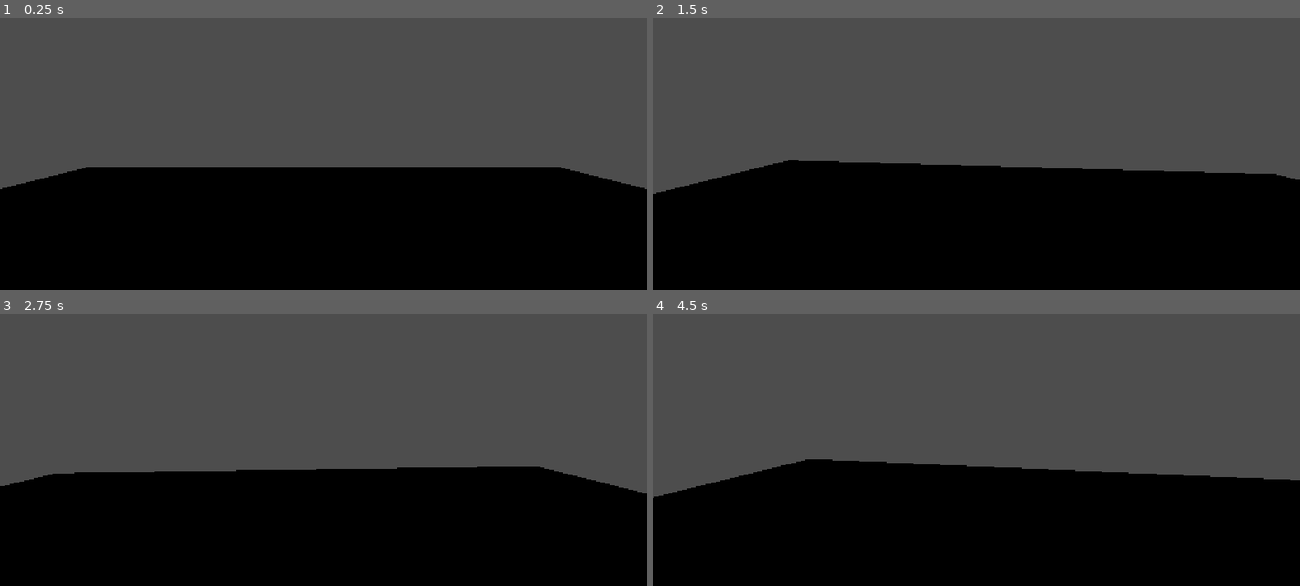
Above: before the commit, frames 1-4 (two rows, left to right).
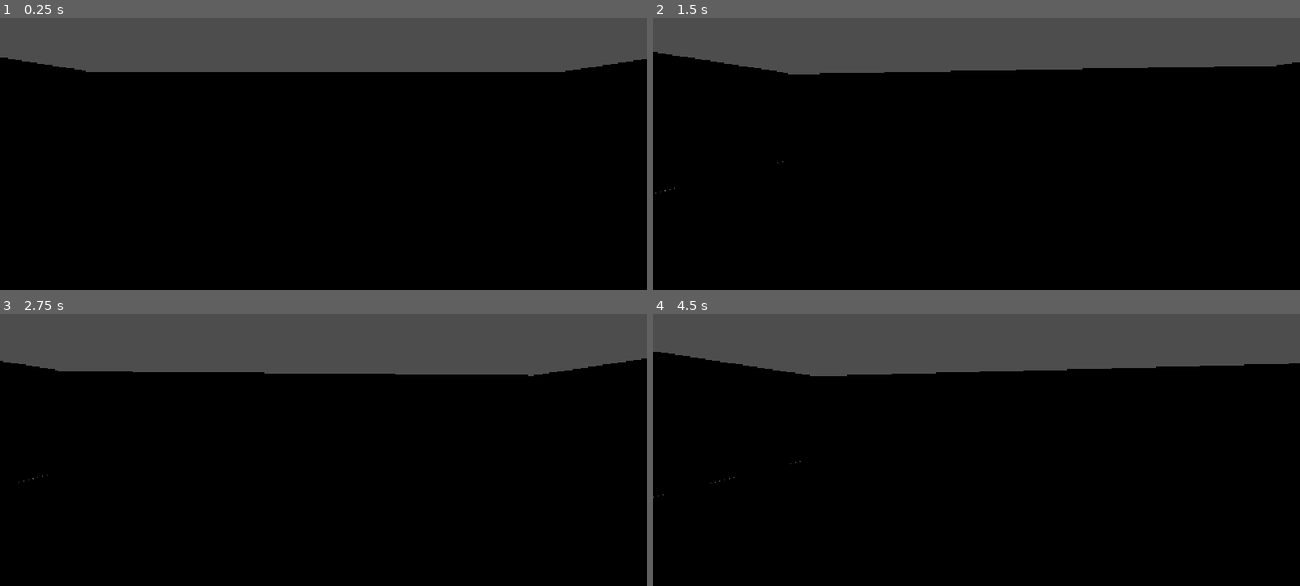
Above: after the commit, the same moments.

Repository: jakefnrr/NightmareBreakout
Game: Godot game, scene res://scenes/level.tscn
Same seed, same stepped clock (60 frames per second), same inputs: the game is played once before the commit and once after it. The project has no main scene, so this scene is started directly.
Inputs (mouse positions are in pixels of both pictures, inside the frame that each line leads up to):
- Up to frame 1 (0.25 s): no input
- Up to frame 2 (1.5 s): tap Enter at 0.5 s; move the mouse to (1008, 107) at 0.52 s; hold E (interact) 0.53-1.28 s; hold W from 0.53 s (still down); tap Space at 1.25 s; move the mouse to (944, 110) at 1.27 s; tap F at 1.35 s
- Up to frame 3 (2.75 s): keep holding W; tap Enter at 2 s; move the mouse to (336, 398) at 2.02 s; hold Shift from 2.03 s (still down)
- Up to frame 4 (4.5 s): keep holding W; tap Space at 2.75, 4.25 s; move the mouse to (970, 409) at 2.77 s; release Shift at 2.78 s; tap E (interact) at 2.85 s; tap Enter at 3.5 s; move the mouse to (1021, 409) at 3.52 s; tap F at 3.6 s; move the mouse to (924, 401) at 4.27 s; tap Shift at 4.35 s

The runs differ from the first frame. In frame 1, 37% of the frame differs, in the area x 0-100%, y 14-63%; in frame 2, 37%; in frame 3, 37%; in frame 4, 38%, in the area x 0-100%, y 13-68%.

Commit message:
update

Diff:
--- a/scenes/level.tscn
+++ b/scenes/level.tscn
@@ -7,6 +7,30 @@
 
 [sub_resource type="BoxShape3D" id="BoxShape3D_r8uib"]
 size = Vector3(20, 1, 20)
+
+[sub_resource type="BoxMesh" id="BoxMesh_nbvfj"]
+size = Vector3(20, 4, 0.5)
+
+[sub_resource type="BoxShape3D" id="BoxShape3D_nbvfj"]
+size = Vector3(20, 4, 0.5)
+
+[sub_resource type="BoxMesh" id="BoxMesh_2q6dc"]
+size = Vector3(0.5, 4, 20)
+
+[sub_resource type="BoxShape3D" id="BoxShape3D_cn70u"]
+size = Vector3(0.5, 4, 20)
+
+[sub_resource type="BoxMesh" id="BoxMesh_cn70u"]
+size = Vector3(20, 4, 0.5)
+
+[sub_resource type="BoxShape3D" id="BoxShape3D_nmxdt"]
+size = Vector3(20, 4, 0.5)
+
+[sub_resource type="BoxMesh" id="BoxMesh_nmxdt"]
+size = Vector3(0.5, 4, 20)
+
+[sub_resource type="BoxShape3D" id="BoxShape3D_2q6dc"]
+size = Vector3(0.5, 4, 20)
 
 [node name="Level" type="Node3D" unique_id=46466924]
 
@@ -21,3 +45,43 @@
 [node name="CollisionShape3D" type="CollisionShape3D" parent="Floor" unique_id=272608952]
 transform = Transform3D(1, 0, 0, 0, 1, 0, 0, 0, 1, 0, -0.5, 0)
 shape = SubResource("BoxShape3D_r8uib")
+
+[node name="Wall1" type="StaticBody3D" parent="." unique_id=9993073]
+
+[node name="WallMesh" type="MeshInstance3D" parent="Wall1" unique_id=481260401]
+transform = Transform3D(1, 0, 0, 0, 1, 0, 0, 0, 1, -0.001, 2, -10)
+mesh = SubResource("BoxMesh_nbvfj")
+
+[node name="CollisionShape3D" type="CollisionShape3D" parent="Wall1" unique_id=1703474184]
+transform = Transform3D(1, 0, 0, 0, 1, 0, 0, 0, 1, 0, 2, -10)
+shape = SubResource("BoxShape3D_nbvfj")
+
+[node name="Wall2" type="StaticBody3D" parent="." unique_id=1147952032]
+
+[node name="WallMesh" type="MeshInstance3D" parent="Wall2" unique_id=678846232]
+transform = Transform3D(1, 0, 0, 0, 1, 0, 0, 0, 1, 10, 2, 0)
+mesh = SubResource("BoxMesh_2q6dc")
+
+[node name="CollisionShape3D" type="CollisionShape3D" parent="Wall2" unique_id=1500583219]
+transform = Transform3D(1, 0, 0, 0, 1, 0, 0, 0, 1, 10, 2, 0)
+shape = SubResource("BoxShape3D_cn70u")
+
+[node name="Wall3" type="StaticBody3D" parent="." unique_id=1120781544]
+
+[node name="WallMesh" type="MeshInstance3D" parent="Wall3" unique_id=396013475]
+transform = Transform3D(1, 0, 0, 0, 1, 0, 0, 0, 1, 0, 2, 10)
+mesh = SubResource("BoxMesh_cn70u")
+
+[node name="CollisionShape3D" type="CollisionShape3D" parent="Wall3" unique_id=705504984]
+transform = Transform3D(1, 0, 0, 0, 1, 0, 0, 0, 1, 0, 2, 10)
+shape = SubResource("BoxShape3D_nmxdt")
+
+[node name="Wall4" type="StaticBody3D" parent="." unique_id=1366909787]
+
+[node name="WallMesh" type="MeshInstance3D" parent="Wall4" unique_id=1960611870]
+transform = Transform3D(1, 0, 0, 0, 1, 0, 0, 0, 1, -10.051809, 2.053026, 0.20067596)
+mesh = SubResource("BoxMesh_nmxdt")
+
+[node name="CollisionShape3D" type="CollisionShape3D" parent="Wall4" unique_id=1899341806]
+transform = Transform3D(1, 0, 0, 0, 1, 0, 0, 0, 1, -10, 2, 0)
+shape = SubResource("BoxShape3D_2q6dc")
